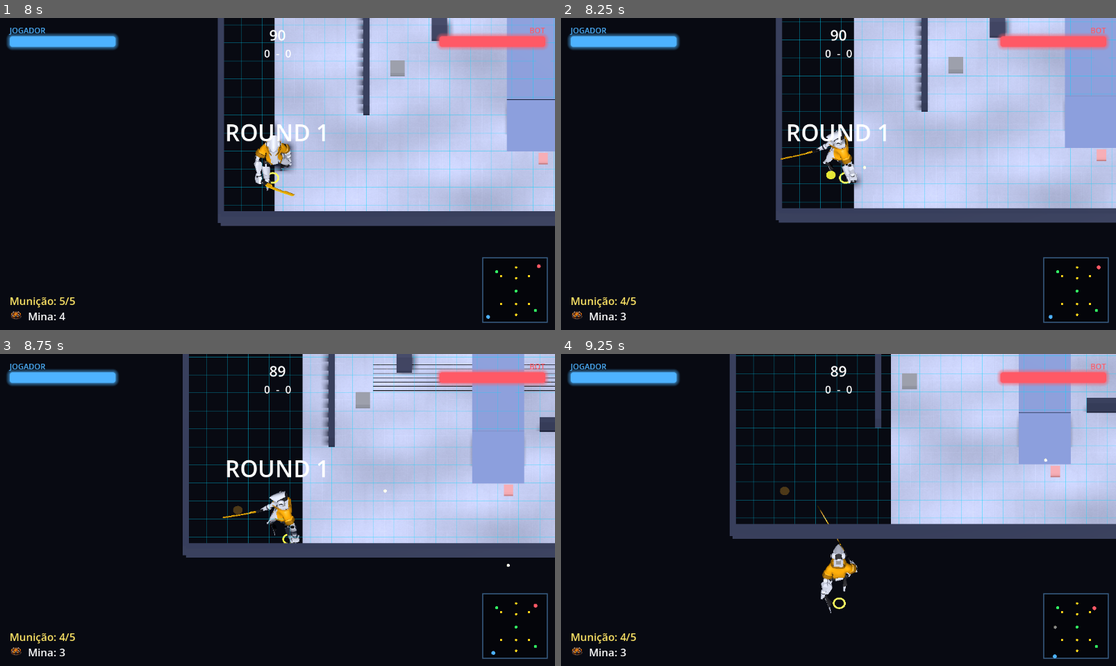
Above: before the commit, frames 1-4 (two rows, left to right).
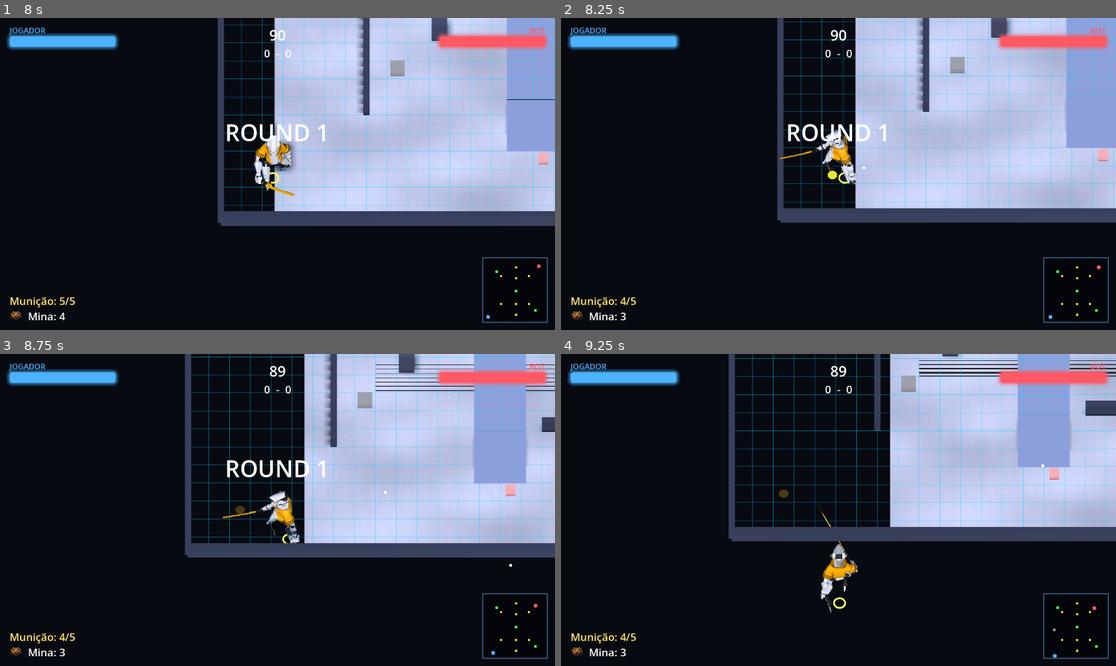
Above: after the commit, the same moments.

Repository: Philipe91/GamePh
Game: Godot game, scene res://scenes/ui/titulo.tscn
Same seed, same stepped clock (60 frames per second), same inputs: the game is played once before the commit and once after it.
Inputs (mouse positions are in pixels of both pictures, inside the frame that each line leads up to):
- Up to frame 1 (8 s): click "Normal" at 0.5 s; click "Normal" at 1.25 s; click "STORY (campanha)" at 2 s; click "Missão 1 — Treinamento" at 2.75 s; click "Padrão" at 3.5 s; click "Corredor" at 4.25 s; click "Fortaleza" at 5 s; click "Cruz Vertical" at 5.75 s; click "Setor 07 (grande)" at 6.5 s; click "BRECHT — vida 100 · vel 7.0 ·…" at 7.25 s
- Up to frame 2 (8.25 s): tap Enter (ui_accept) at 8 s; move the mouse to (960, 158) at 8.02 s; hold D from 8.03 s (still down); tap Space at 8.1 s; click (960, 158) at 8.17 s
- Up to frame 3 (8.75 s): keep holding D; tap Enter (ui_accept) at 8.27 s
- Up to frame 4 (9.25 s): move the mouse to (727, 525) at 8.77 s; release D at 8.78 s; hold S from 8.78 s (still down); tap F at 8.85 s; tap Enter (ui_accept) at 9.02 s

Frame 1 is identical in both runs. In frame 2, 3.5% of the frame differs, in the area x 38-100%, y 0-97%; in frame 3, 3.8%; in frame 4, 7.7%, in the area x 30-100%, y 0-98%.

Commit message:
Feel do movimento: rampa de aceleracao/freio + giro rapido (tira o "congelado")
O movimento trocava a velocidade instantaneamente (0->max num frame) e girava com
lerp fixo 0.25 nao-delta -> sensacao robotica/congelada. Agora a velocidade rampa com
move_toward (aceleracao 90 / freio 110 m/s², tunaveis no Inspector) e o giro encara a
direcao do movimento com suavizacao exponencial delta-based (velocidade_giro 18).
Velocidade base do player 7->9. Testes headless 132/132.

Co-Authored-By: Claude Opus 4.8 (1M context) <noreply@anthropic.com>
Claude-Session: https://claude.ai/code/session_0117GVbtAH3VVBzCoqGATtRH

Diff:
--- a/scenes/characters/player.gd
+++ b/scenes/characters/player.gd
@@ -17,8 +17,16 @@
 ## Desarme terminou (HUD esconde o painel). sucesso true/false.
 signal desarme_encerrado(sucesso: bool)
 
-const VELOCIDADE: float = 7.0
+const VELOCIDADE: float = 9.0
 const ZONA_MORTA: float = 0.2
+
+## Feel do movimento (tunável no Inspector). O movimento antigo trocava a velocidade
+## de forma instantânea (0→máx e máx→0 num frame) e girava devagar com lerp fixo — dava
+## a sensação "congelada/robótica". Agora a velocidade RAMPA com aceleração/freio altos
+## (responsivo, mas com um fio de peso) e o giro é rápido e independente de FPS.
+@export var aceleracao: float = 90.0       # m/s² ao acelerar (alto = arranca rápido)
+@export var desaceleracao: float = 110.0   # m/s² ao soltar/frear (mais forte = sem derrapar)
+@export var velocidade_giro: float = 18.0  # rapidez do giro pra encarar a direção (delta-based)
 ## Alcance do Caution Mode em tiles (raio). 2 tiles cobrem uma vizinhança 5x5 (GDD 6.1).
 const ALCANCE_CAUTION_TILES: float = 2.0
 ## Desarme (GDD 6.2): distância pra "encostar", tamanho do código, tempo e cura no sucesso.
@@ -163,8 +171,14 @@
 	else:
 		_escape_antes = false
 		var vel := velocidade_base * fator_velocidade()  # base do personagem × slow/speed
-		velocity.x = dir.x * vel
-		velocity.z = dir.y * vel
+		# Rampa de velocidade no plano XZ: persegue a velocidade-alvo com aceleração ao
+		# andar e um freio mais forte ao soltar (responsivo, sem ficar escorregadio).
+		var alvo_h := Vector3(dir.x, 0.0, dir.y) * vel
+		var atual_h := Vector3(velocity.x, 0.0, velocity.z)
+		var taxa := aceleracao if dir.length() > 0.01 else desaceleracao
+		atual_h = atual_h.move_toward(alvo_h, taxa * delta)
+		velocity.x = atual_h.x
+		velocity.z = atual_h.z
 		if gravidade_ativa:
 			# Mapa vertical: segue o chão de colisão (rampa/ponte) com gravidade.
 			if not is_on_floor():
@@ -175,9 +189,11 @@
 			velocity.y = 0.0
 			move_and_slide()
 			position.y = ALTURA_PISO
-		if dir.length() > 0.01:
-			var alvo := atan2(-velocity.x, -velocity.z)
-			rotation.y = lerp_angle(rotation.y, alvo, 0.25)
+		# Encara a direção do MOVIMENTO real, girando rápido e independente de FPS
+		# (exponencial: snappy mas sem "saltar"). Antes era lerp fixo 0.25 = nariz atrasado.
+		if atual_h.length() > 0.2:
+			var alvo := atan2(-atual_h.x, -atual_h.z)
+			rotation.y = lerp_angle(rotation.y, alvo, 1.0 - exp(-velocidade_giro * delta))
 	_ler_acoes()
 	_ler_caution()
 	_atualizar_overlay_caution()
